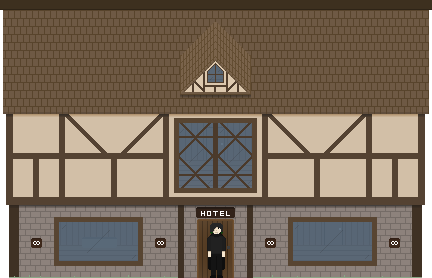
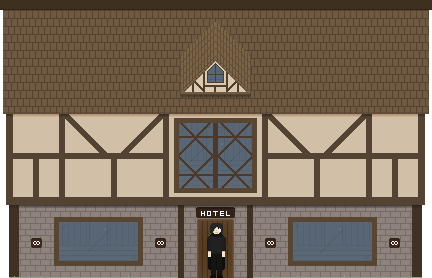
Revision of a layered 432×278 image; what changed, layer by layer:
painted on "Wood Details" over (65, 117, 366, 153)
painted on "Inside" over (60, 222, 138, 250)
